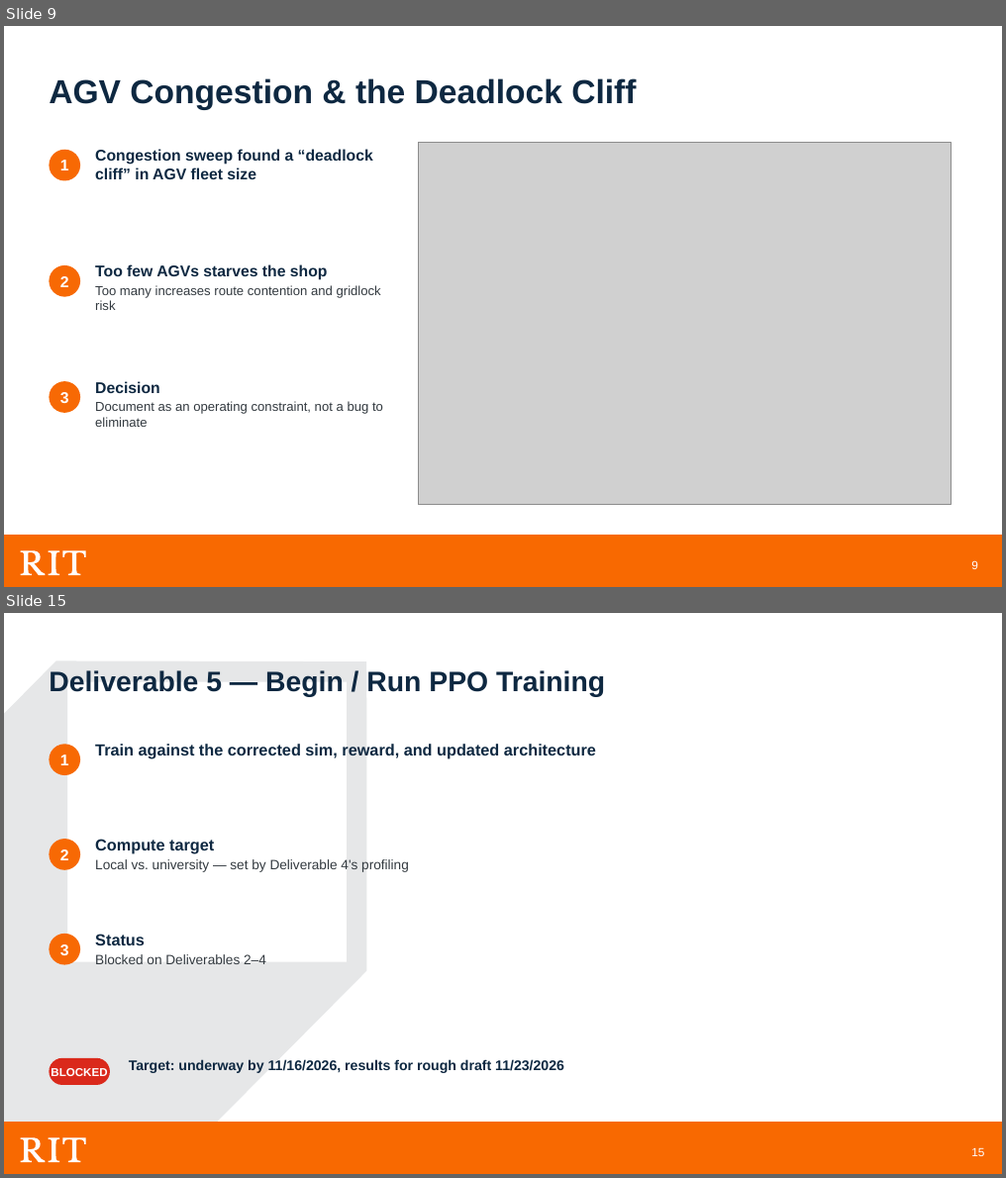
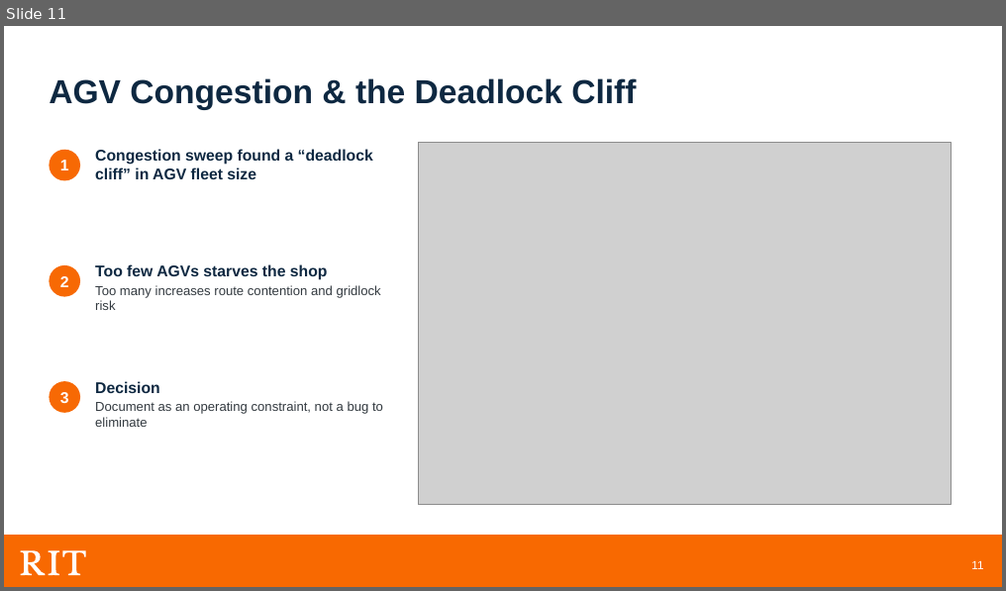
Before and after one commit to meaton96/Capstone, a slide deck: docs/presentation/Capstone_Planning_Presentation.pptx. Shown one above the other, each under a label of ours: slides 9 and 15 before the commit, slide 11 after it; the slides between them are not shown. The pictures are 1006x1178 and 1006x591 pixels, drawn with LibreOffice and Linux fonts; fonts in the diff are those of the drawing; grey boxes stand for pictures; background and template pictures are left out. Boxes give left, top, right and bottom in pixels: in the first picture for what was removed or moved away, otherwise in the second. Text is boxed around its words. In the diff, an @@ line names an element or a change of style, - is before the commit and + after.

```diff
--- a/docs/presentation/Capstone_Planning_Presentation.pptx
+++ b/docs/presentation/Capstone_Planning_Presentation.pptx
@@ slide 15 removed at [4,613,1002,1174], background #FFFFFF; not listed: 7 template elements that a slide beside it also shows @@
@@ freeform shape removed at [4,661,367,1174] @@
@@ text removed at [49,670,605,697] @@
-Deliverable 5 — Begin / Run PPO Training
@@ ellipse removed at [49,744,80,775] @@
-1
@@ text removed at [95,744,596,760] @@
-Train against the corrected sim, reward, and updated architecture
@@ ellipse removed at [49,839,80,870] @@
-2
@@ text removed at [95,839,409,872] @@
-Compute target
-Local vs. university — set by Deliverable 4's profiling
@@ ellipse removed at [49,934,80,964] @@
-3
@@ text removed at [95,934,266,964] @@
-Status
-Blocked on Deliverables 2–4
@@ rounded rectangle removed at [49,1059,110,1085] @@
-BLOCKED
@@ text removed at [129,1059,564,1073] @@
-Target: underway by 11/16/2026, results for rough draft 11/23/2026
@@ what was slide 9 is now slide 11 @@
@@ page number at [971,561,983,570]: text changed @@
-9
+11
```
Also in this commit, not shown: 7 other slides changed, 19 slides added, 12 other slides removed, 4 other files.
